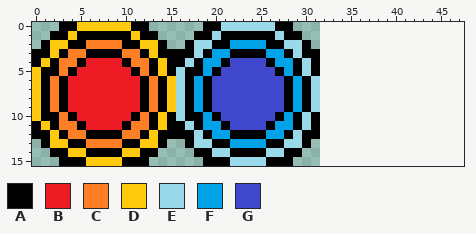
Edited in one commit: pixel-art sprite (src/res/bullet.png). The picture above was drawn from the file before the commit.
The file is 32x16 pixels. The old version is drawn lined up with the new one, on the new canvas.
Palette (. is transparent): A #000000  B #ed1c24  C #ff7f27  D #ffc90e  E #99d9ea  F #00a2e8  G #3f48cc
Pixels before, first column x 0:
 0 ...AADDDDDDAA......AAEEEEEEAA...
 1 ..AADAAAAAADAA....AAEAAAAAAEAA..
 2 .ADDAACCCCAADDA..AEEAAFFFFAAEEA.
 3 AADACCAAAACCADAAAAEAFFAAAAFFAEAA
 4 ADACCABBBBACCADAAEAFFAGGGGAFFAEA
 5 DAACABBBBBBACADAEAAFAGGGGGGAFAEA
 6 DACABBBBBBBBACADEAFAGGGGGGGGAFAE
 7 DACABBBBBBBBACADEAFAGGGGGGGGAFAE
 8 DACABBBBBBBBACADEAFAGGGGGGGGAFAE
 9 DACABBBBBBBBACADEAFAGGGGGGGGAFAE
10 DAACABBBBBBACADAEAAFAGGGGGGAFAEA
11 ADACCABBBBACCADAAEAFFAGGGGAFFAEA
12 AADACCAAAACCADAAAAEAFFAAAAFFAEAA
13 .ADDAACCCCAADDA..AEEAAFFFFAAEEA.
14 ..AADDAAAADDAA....AAEEAAAAEEAA..
15 ...AAADDDDAAA......AAAEEEEAAA...
And afterwards:
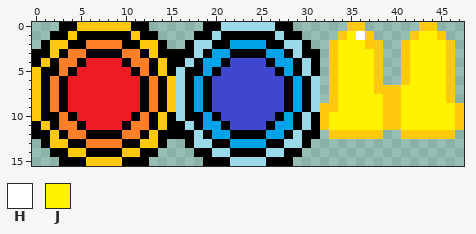
Colours new in this view: H #ffffff  J #fff200
Change:
{"change": "canvas 32x16 -> 48x16"}
{"y":0,"x":35,"old":"..","new":"DD"}
{"y":0,"x":43,"old":"..","new":"DD"}
{"y":1,"x":34,"old":"....","new":"DJHD"}
{"y":1,"x":42,"old":"....","new":"DJJD"}
{"y":2,"x":33,"old":"......","new":"DJJJDD"}
{"y":2,"x":41,"old":"......","new":"DJJJJD"}
{"y":3,"x":33,"old":"......","new":"DJJJJD"}
{"y":3,"x":41,"old":"......","new":"DJJJJD"}
{"y":4,"x":33,"old":"......","new":"DJJJJD"}
{"y":4,"x":41,"old":"......","new":"DJJJJD"}
{"y":5,"x":33,"old":"......","new":"DJJJJD"}
{"y":5,"x":41,"old":"......","new":"DJJJJD"}
{"y":6,"x":33,"old":"......","new":"DJJJJD"}
{"y":6,"x":41,"old":"......","new":"DJJJJD"}
{"y":7,"x":33,"old":"..............","new":"DJJJJDDDJJJJJD"}
{"y":8,"x":33,"old":"..............","new":"DJJJJJDDJJJJJD"}
{"y":9,"x":32,"old":"................","new":"DDJJJJJDDJJJJJJD"}
{"y":10,"x":32,"old":"................","new":"DJJJJJJDDJJJJJJD"}
{"y":11,"x":32,"old":"................","new":"DJJJJJJDDJJJJJJD"}
{"y":12,"x":33,"old":"......","new":"DDDDDD"}
{"y":12,"x":41,"old":"......","new":"DDDDDD"}
{"label":"added","picture_box":[320,22,464,139]}
